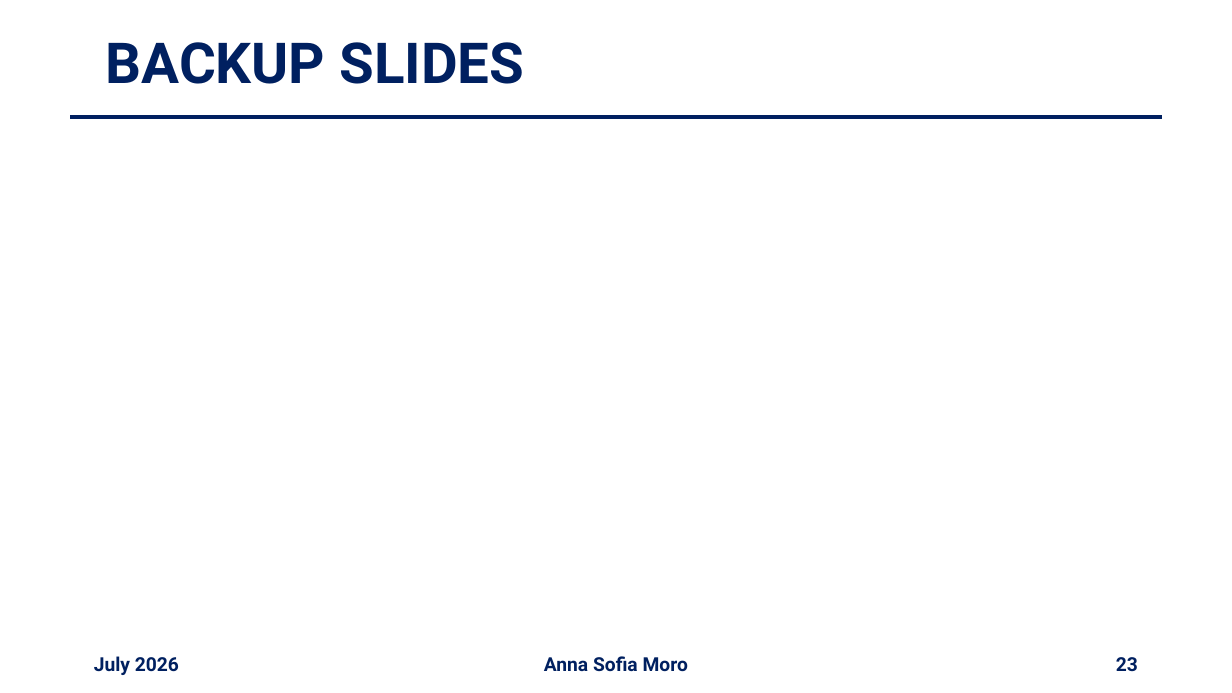
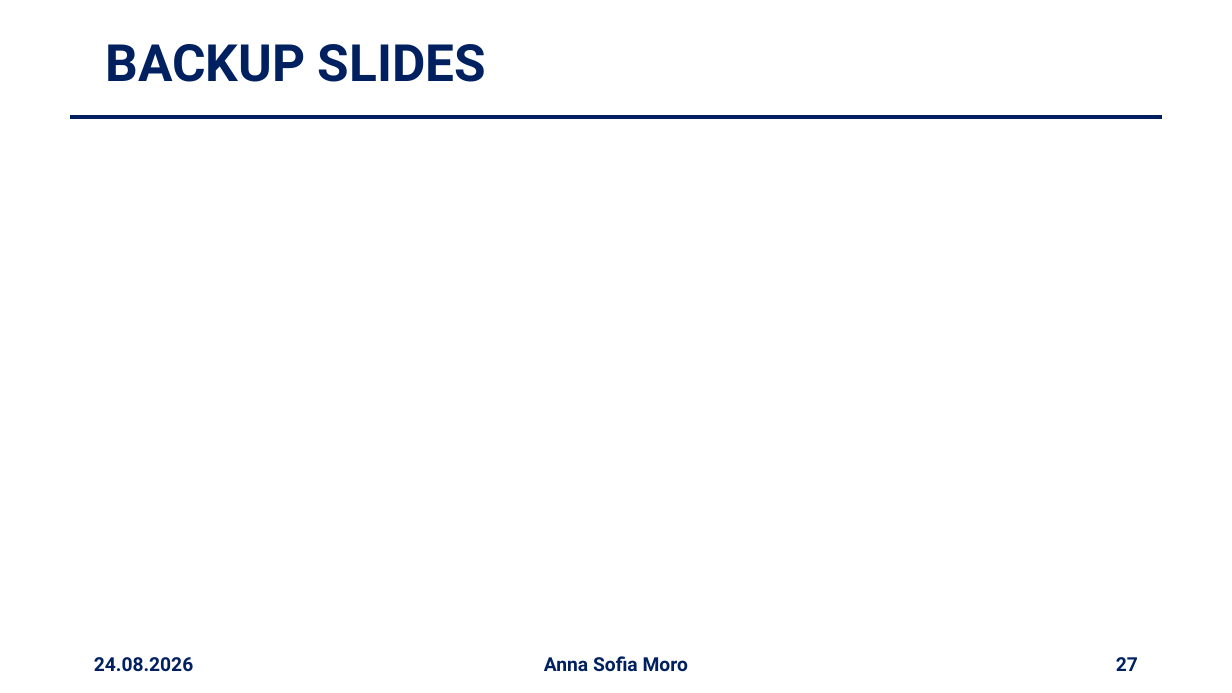
Before and after one commit to annaasofia/tesi, a slide deck: slide 27 of slides/presentazione2408.pptx (slide 23 before the commit). Drawn at 1232x693 pixels with LibreOffice and Linux fonts; fonts in the diff are those of the drawing. Boxes give left, top, right and bottom in pixels: in the first picture for what was removed or moved away, otherwise in the second. Text is boxed around its words. In the diff, an @@ line names an element or a change of style, - is before the commit and + after.

```diff
--- a/slides/presentazione2408.pptx
+++ b/slides/presentazione2408.pptx
@@ title "BACKUP SLIDES" at (x1=105, y1=44, x2=486, y2=82): size 44 to 40 pt @@
@@ text at (x1=94, y1=657, x2=193, y2=672): text changed @@
-July 2026
+24.08.2026
@@ page number at (x1=1116, y1=657, x2=1138, y2=671): text changed @@
-23
+27
```
Also in this commit, not shown: 24 other slides changed, 9 slides added, 4 slides removed, 3 other files.
